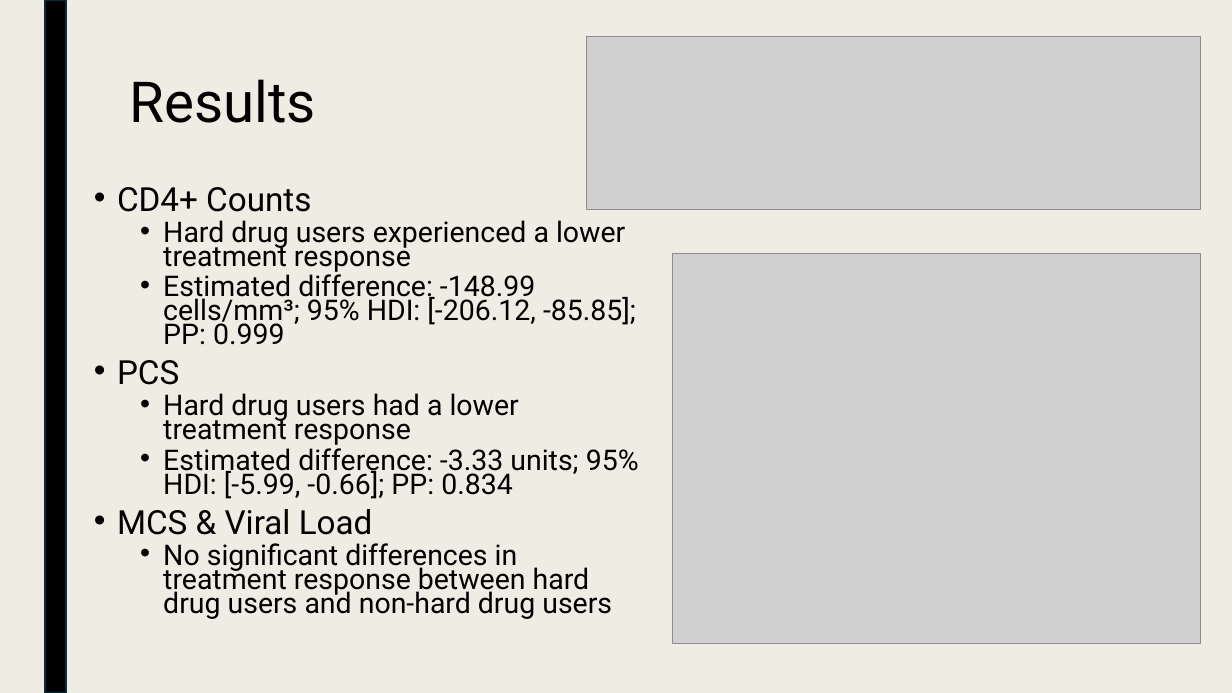
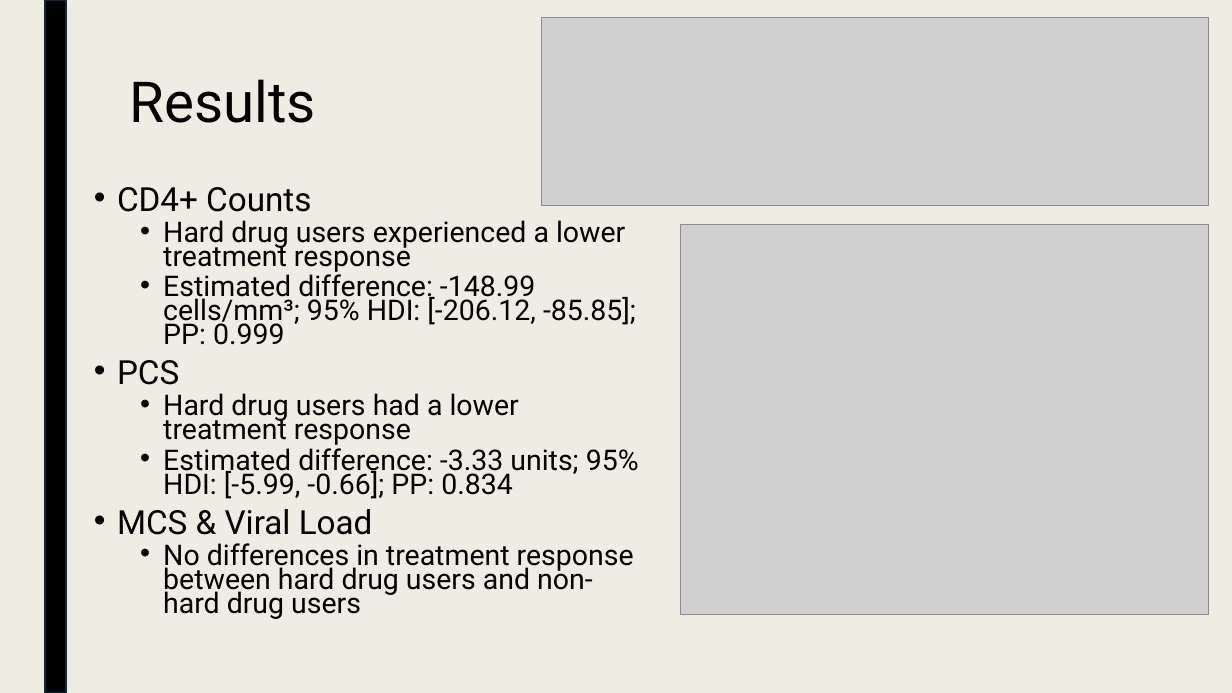
Before and after one commit to nageljo/BIOS6624, a slide deck: slide 5 of Project1/Reports/Nagel_Project1_Presentation.pptx. Drawn at 1232x693 pixels with LibreOffice and Linux fonts; fonts in the diff are those of the drawing; grey boxes stand for pictures. Boxes give left, top, right and bottom in pixels: in the first picture for what was removed or moved away, otherwise in the second. Text is boxed around its words. In the diff, an @@ line names an element or a change of style, - is before the commit and + after.

```diff
--- a/Project1/Reports/Nagel_Project1_Presentation.pptx
+++ b/Project1/Reports/Nagel_Project1_Presentation.pptx
@@ picture: place and size @@
-picture at [586,37,1201,210]
+picture at [542,18,1209,205]
@@ picture: place and size @@
-picture at [673,253,1202,643]
+picture at [680,225,1209,615]
@@ text at [163,543,634,619]: text changed @@
-  • No significant differences in treatment response between hard drug users and non-hard drug users
+  • No differences in treatment response between hard drug users and non-hard drug users
```
Also in this commit, not shown: 2 other slides changed, 1 slide added, 1 slide removed, 4 other files.
